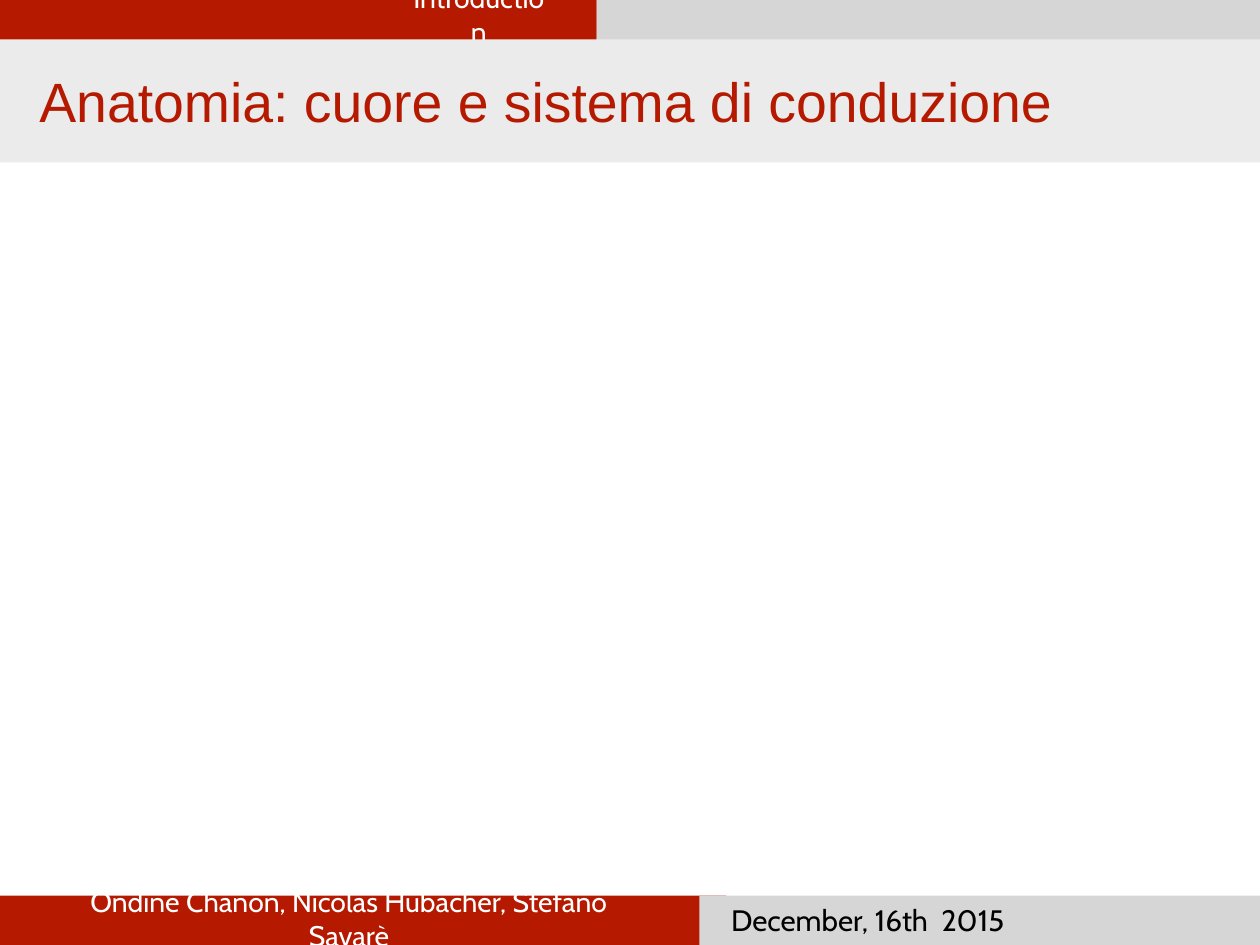
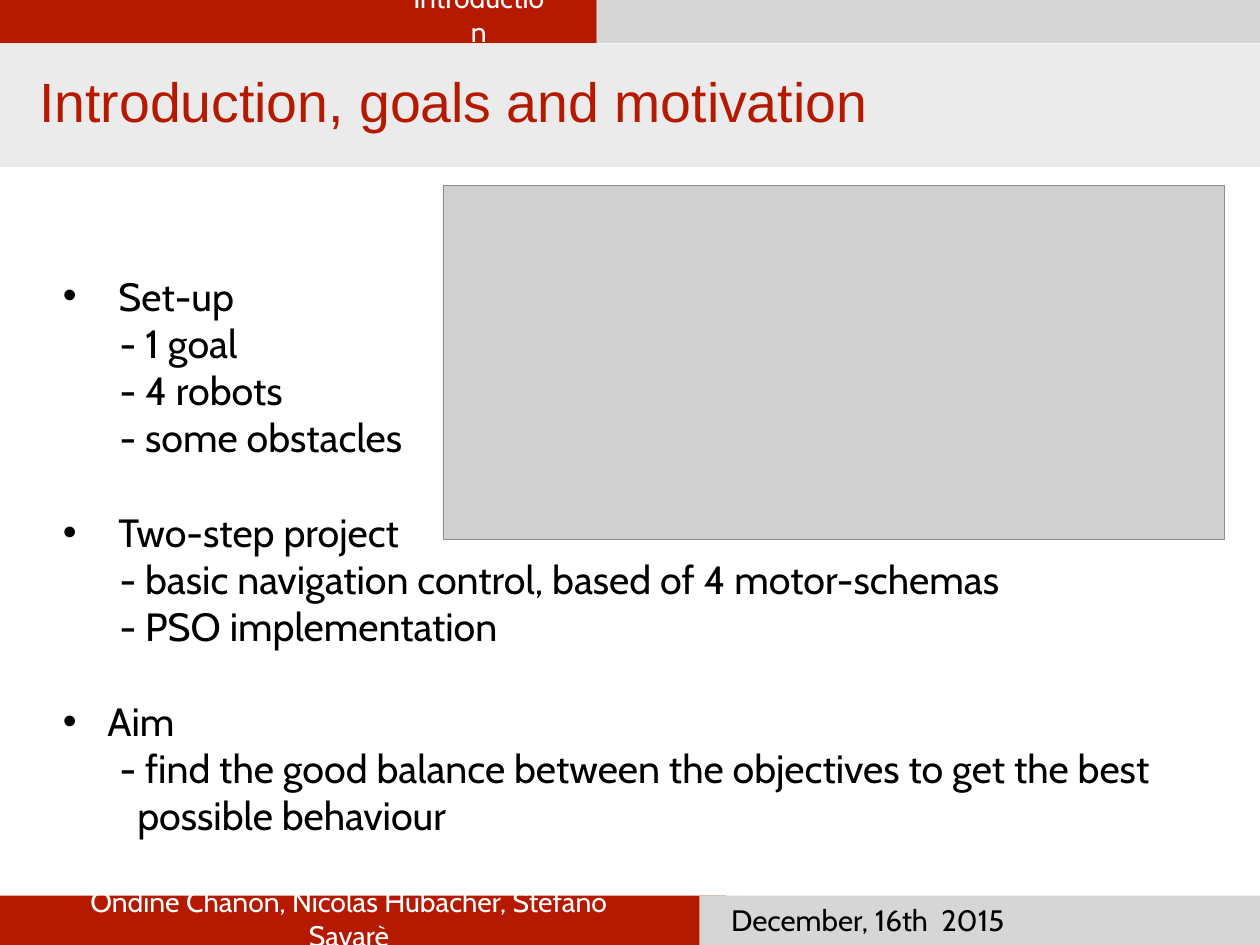
Before and after one commit to nhubi/disProject, a slide deck: slide 3 of Presentation/presentation.pptx. Drawn at 1260x945 pixels with LibreOffice and Linux fonts; fonts in the diff are those of the drawing; grey boxes stand for pictures. Boxes give left, top, right and bottom in pixels: in the first picture for what was removed or moved away, otherwise in the second. Text is boxed around its words. In the diff, an @@ line names an element or a change of style, - is before the commit and + after.

Commit message:
First motor-schemas

```diff
--- a/Presentation/presentation.pptx
+++ b/Presentation/presentation.pptx
@@ rectangle: place and size @@
-rectangle at [0,39,1260,162]
+rectangle at [0,44,1260,167]
@@ text at [359,82,867,132]: text changed @@
-Anatomia: cuore e sistema di conduzione
+Introduction, goals and motivation
@@ picture added at [443,185,1225,540] @@
@@ text added at [107,283,1150,840], 32 pt, text #000000 @@
+• Set-up
+    - 1 goal
+    - 4 robots
+    - some obstacles
+  • Two-step project
+      - basic navigation control, based of 4 motor-schemas
+      - PSO implementation
+    • Aim
+    - find the good balance between the objectives to get the best
+    possible behaviour
```
Also in this commit, not shown: 3 other slides changed.
